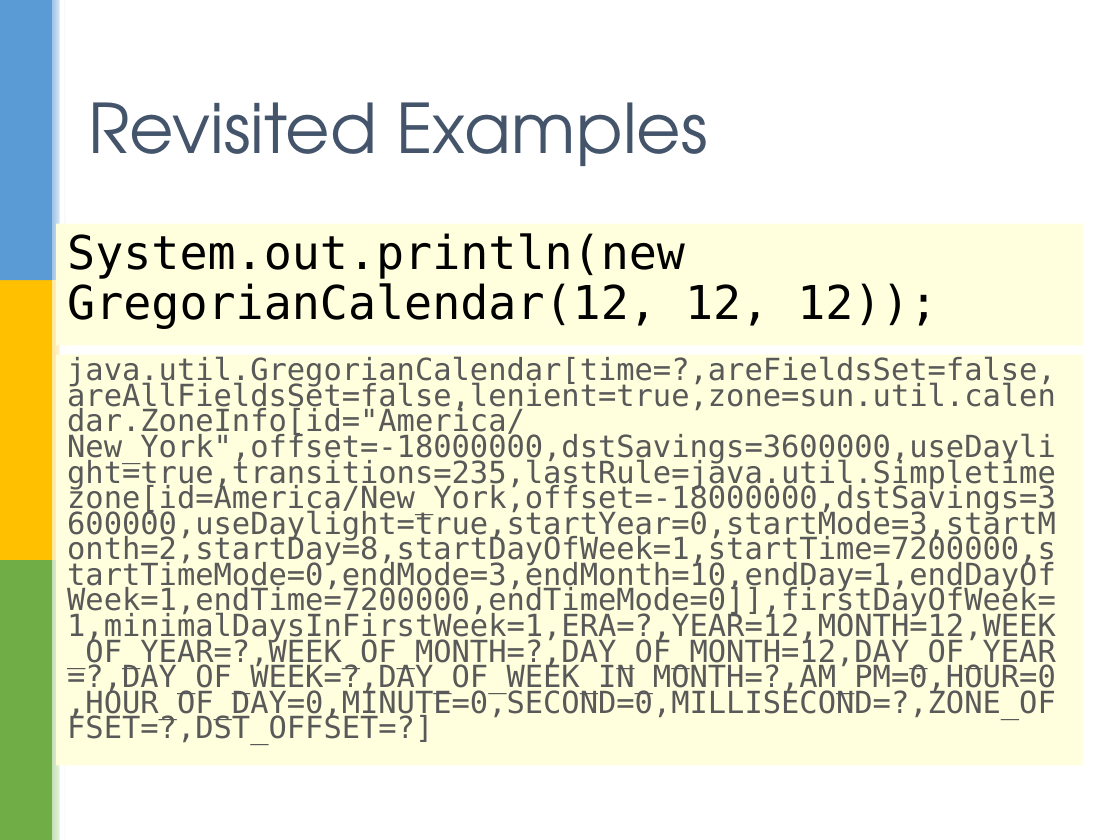
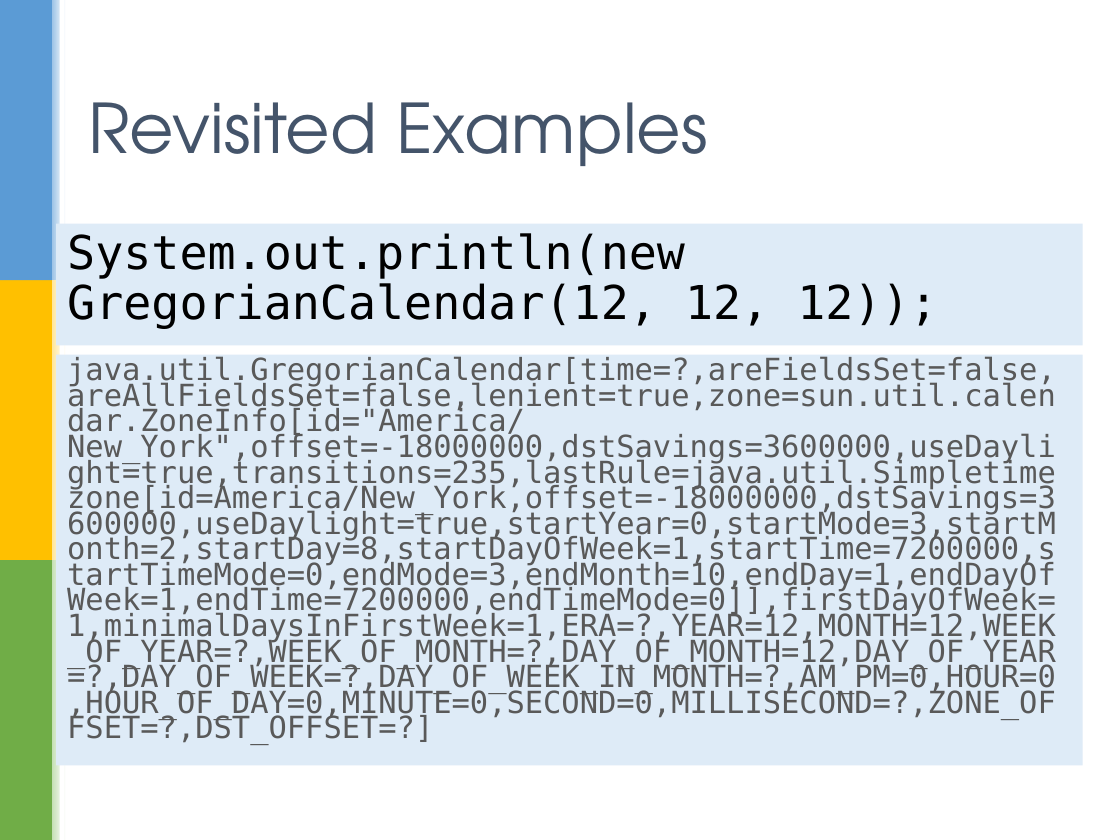
Before and after one commit to sualeh/make-a-date, a slide deck: slide 8 of Java 8 Date and Time API.pptx. Drawn at 1120x840 pixels with LibreOffice and Linux fonts; fonts in the diff are those of the drawing; background and template pictures are left out. Boxes give left, top, right and bottom in pixels: in the first picture for what was removed or moved away, otherwise in the second. Text is boxed around its words. In the diff, an @@ line names an element or a change of style, - is before the commit and + after.

```diff
--- a/Java 8 Date and Time API.pptx
+++ b/Java 8 Date and Time API.pptx
@@ text "System.out.println(new GregorianCalendar(12, 12, 12));" at [56, 224, 1083, 346]: fill #FFFFDD to #DEEBF7 @@
@@ rectangle "java.util.GregorianCalendar[time=?,areFieldsSet=false,areAll ..." at [56, 355, 1083, 766]: fill #FFFFDD to #DEEBF7 @@
```
Also in this commit, not shown: 7 other slides changed.
